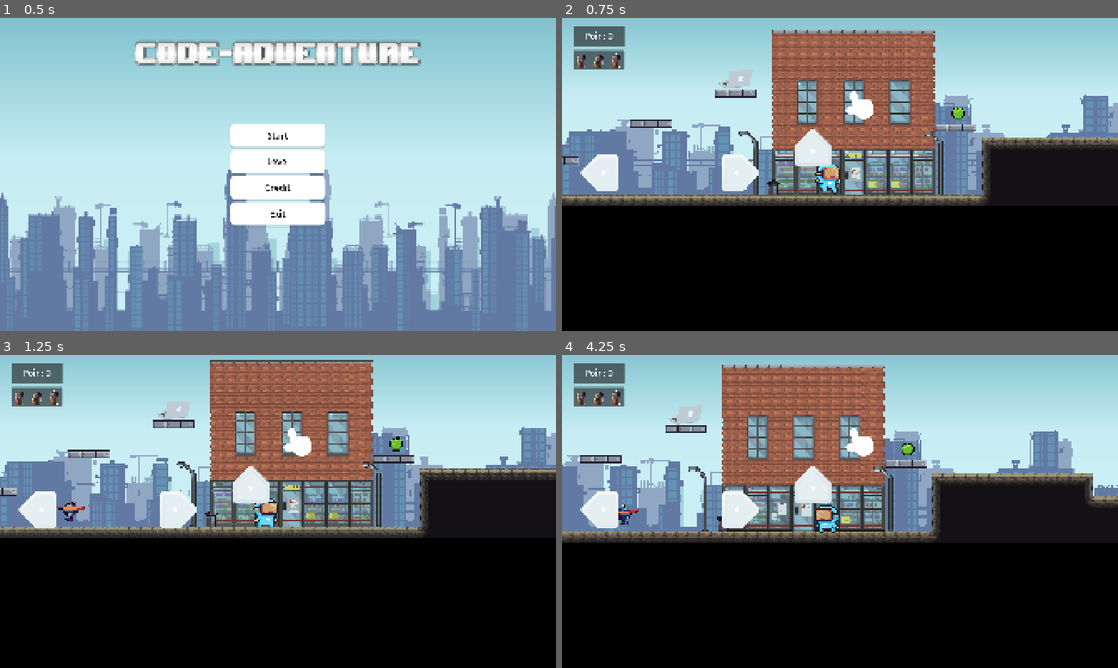
Above: before the commit, frames 1-4 (two rows, left to right).
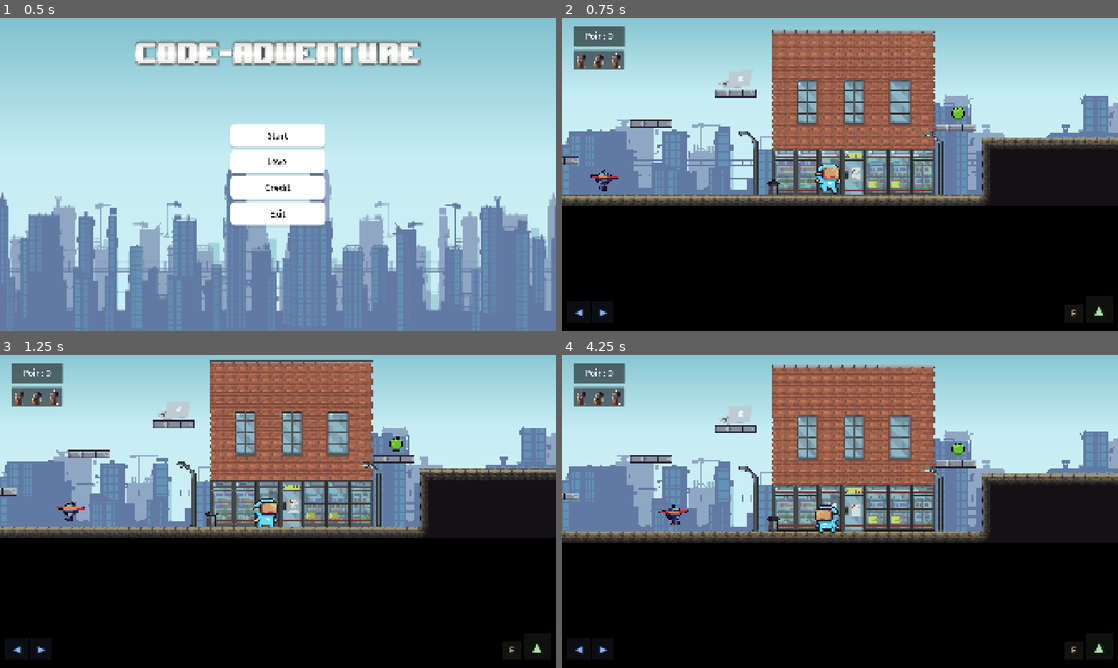
Above: after the commit, the same moments.

Repository: WanaRB/code-adventure
Game: Godot game, scene res://scenes/Tampilan/main_menu.tscn
The game is run twice, just before and just after one commit, with the same random seed, the same clock (stepped at 60 frames per second) and the same inputs. Sound files missing from this copy of the repository are replaced by a short silence.
Inputs (mouse positions are in pixels of both pictures, inside the frame that each line leads up to):
- Up to frame 1 (0.5 s): no input
- Up to frame 2 (0.75 s): click "Start" at 0.5 s
- Up to frame 3 (1.25 s): no input
- Up to frame 4 (4.25 s): move the mouse to (962, 495) at 1.27 s; hold E (interact) 1.28-2 s; click (962, 495) at 1.42 s; tap D (kanan) at 1.55 s; drag from (728, 527) to (728, 408) at 2.02 s; move the mouse to (895, 442) at 2.77 s; tap A (kiri) at 2.85 s; click (895, 442) at 2.92 s; tap W (lompat) at 3.05 s; drag from (812, 574) to (906, 473) at 3.52 s

Frame 1 is identical in both runs. In frame 2, 2.3% of the frame differs, in the area x 2-98%, y 23-96%; in frame 3, 2.3%; in frame 4, 24%, in the area x 0-100%, y 3-96%.

Commit message:
mobile_control

Diff:
--- /dev/null
+++ b/MobileControls.gd.gd
@@ -0,0 +1,185 @@
+extends CanvasLayer
+
+# ╔══════════════════════════════════════════════════════════════════════════════╗
+# ║                    KONFIGURASI MOBILE CONTROLS                             ║
+# ╚══════════════════════════════════════════════════════════════════════════════╝
+
+## Tampilkan kontrol di PC juga (untuk testing di editor). Set false saat publish.
+const SELALU_TAMPIL      := false
+
+## Ukuran tombol kiri/kanan (pixel)
+const BTN_DIR_SIZE       := 75.0
+## Ukuran tombol lompat (pixel)
+const BTN_JUMP_SIZE      := 90.0
+## Ukuran tombol interaksi E (pixel)
+const BTN_E_SIZE         := 65.0
+
+## Opacity tombol idle
+const OPACITY_IDLE       := 0.45
+## Opacity tombol saat ditekan
+const OPACITY_PRESSED    := 0.90
+
+## Jarak dari tepi kiri layar (pixel)
+const PAD_LEFT           := 20.0
+## Jarak dari tepi kanan layar (pixel)
+const PAD_RIGHT          := 20.0
+## Jarak dari tepi bawah layar (pixel)
+const PAD_BOTTOM         := 28.0
+## Jarak antar tombol kiri-kanan (pixel)
+const GAP_DIR            := 10.0
+
+## Warna tombol arah
+const C_DIR              := Color("#89b4fa")
+## Warna tombol lompat
+const C_JUMP             := Color("#a6e3a1")
+## Warna tombol interaksi
+const C_INTERACT         := Color("#f9e2af")
+
+# ─── State internal ────────────────────────────────────────────────────────────
+# Map: finger_index → action name yang sedang ditekan oleh jari itu
+var _finger_action: Dictionary = {}
+
+# Referensi rect setiap tombol (Rect2 dalam koordinat layar)
+# Format: { "action_name": Rect2 }
+var _button_rects: Dictionary = {}
+
+# Referensi visual node setiap tombol
+var _button_visuals: Dictionary = {}
+
+# ─── Setup ────────────────────────────────────────────────────────────────────
+func _ready():
+	if not DisplayServer.is_touchscreen_available() and not SELALU_TAMPIL:
+		queue_free()
+		return
+
+	layer = 10
+	# KRITIS: process harus ALWAYS agar bisa terima input saat game di-pause (quiz, dll.)
+	process_mode = Node.PROCESS_MODE_ALWAYS
+
+	_build_ui()
+
+# ─── Build UI ─────────────────────────────────────────────────────────────────
+func _build_ui():
+	var vp := get_viewport()
+	var W: float = vp.get_visible_rect().size.x
+	var H: float = vp.get_visible_rect().size.y
+
+	# ── Kiri: tombol ← ──
+	var r_kiri := Rect2(
+		PAD_LEFT,
+		H - PAD_BOTTOM - BTN_DIR_SIZE,
+		BTN_DIR_SIZE, BTN_DIR_SIZE
+	)
+	_tambah_tombol("kiri", r_kiri, "◀", C_DIR)
+
+	# ── Kanan: tombol → ──
+	var r_kanan := Rect2(
+		PAD_LEFT + BTN_DIR_SIZE + GAP_DIR,
+		H - PAD_BOTTOM - BTN_DIR_SIZE,
+		BTN_DIR_SIZE, BTN_DIR_SIZE
+	)
+	_tambah_tombol("kanan", r_kanan, "▶", C_DIR)
+
+	# ── Lompat: tombol ↑ (kanan bawah) ──
+	var r_lompat := Rect2(
+		W - PAD_RIGHT - BTN_JUMP_SIZE,
+		H - PAD_BOTTOM - BTN_JUMP_SIZE,
+		BTN_JUMP_SIZE, BTN_JUMP_SIZE
+	)
+	_tambah_tombol("lompat", r_lompat, "▲", C_JUMP)
+
+	# ── Interact: tombol E (kiri dari lompat) ──
+	var r_e := Rect2(
+		W - PAD_RIGHT - BTN_JUMP_SIZE - BTN_E_SIZE - GAP_DIR,
+		H - PAD_BOTTOM - BTN_E_SIZE,
+		BTN_E_SIZE, BTN_E_SIZE
+	)
+	_tambah_tombol("interact", r_e, "E", C_INTERACT)
+
+func _tambah_tombol(action: String, rect: Rect2, label: String, warna: Color):
+	_button_rects[action] = rect
+
+	# Visual: ColorRect bulat sebagai background
+	var bg := ColorRect.new()
+	bg.position = rect.position
+	bg.size      = rect.size
+	bg.color     = Color(warna.r, warna.g, warna.b, 0.18)
+	bg.modulate.a = OPACITY_IDLE
+
+	# Sudut bulat via shader tidak tersedia di compatibility renderer —
+	# pakai Label di atas sebagai tanda visual
+	add_child(bg)
+
+	var lbl := Label.new()
+	lbl.text = label
+	lbl.position = rect.position
+	lbl.size = rect.size
+	lbl.horizontal_alignment = HORIZONTAL_ALIGNMENT_CENTER
+	lbl.vertical_alignment   = VERTICAL_ALIGNMENT_CENTER
+	lbl.add_theme_font_size_override("font_size", int(rect.size.x * 0.45))
+	lbl.add_theme_color_override("font_color", warna)
+	add_child(lbl)
+
+	_button_visuals[action] = bg
+
+# ─── Input Handling (multitouch) ──────────────────────────────────────────────
+func _input(event: InputEvent):
+	if event is InputEventScreenTouch:
+		_handle_touch(event.index, event.position, event.pressed)
+	elif event is InputEventScreenDrag:
+		_handle_drag(event.index, event.position)
+
+func _handle_touch(finger: int, pos: Vector2, pressed: bool):
+	if pressed:
+		# Jari baru menyentuh layar — cek apakah mengenai tombol
+		for action in _button_rects:
+			if _button_rects[action].has_point(pos):
+				_press(finger, action)
+				return
+	else:
+		# Jari diangkat — lepaskan tombol yang dipegangnya
+		if _finger_action.has(finger):
+			_release(finger)
+
+func _handle_drag(finger: int, pos: Vector2):
+	# Jika jari bergeser keluar dari tombolnya, lepaskan tombol itu
+	if _finger_action.has(finger):
+		var current_action: String = _finger_action[finger]
+		if not _button_rects[current_action].has_point(pos):
+			_release(finger)
+
+		# Cek apakah jari bergeser ke tombol lain
+		for action in _button_rects:
+			if action != current_action and _button_rects[action].has_point(pos):
+				_release(finger)
+				_press(finger, action)
+				return
+
+func _press(finger: int, action: String):
+	_finger_action[finger] = action
+	# Inject langsung ke sistem Input Godot — works dengan multitouch
+	Input.action_press(action)
+	# Visual feedback
+	if _button_visuals.has(action):
+		_button_visuals[action].modulate.a = OPACITY_PRESSED
+	# Untuk "interact": inject event sekali (bukan hold)
+	if action == "interact":
+		var ev := InputEventAction.new()
+		ev.action  = "interact"
+		ev.pressed = true
+		Input.parse_input_event(ev)
+
+func _release(finger: int):
+	if not _finger_action.has(finger):
+		return
+	var action: String = _finger_action[finger]
+	_finger_action.erase(finger)
+	Input.action_release(action)
+	if _button_visuals.has(action):
+		_button_visuals[action].modulate.a = OPACITY_IDLE
+
+# ─── Cleanup saat scene ganti ─────────────────────────────────────────────────
+func _exit_tree():
+	# Pastikan tidak ada action yang tersangkut saat scene di-reload
+	for action in _button_rects:
+		Input.action_release(action)
--- a/scenes/Character/jikri.tscn
+++ b/scenes/Character/jikri.tscn
@@ -5,10 +5,6 @@
 [ext_resource type="Texture2D" uid="uid://cxlc7emcroxk7" path="res://assets/image/character/Jump (32x32).png" id="2_jyl2t"]
 [ext_resource type="Texture2D" uid="uid://cu4r8a5qhdgs4" path="res://assets/image/character/Hit (32x32).png" id="2_rdh0b"]
 [ext_resource type="Texture2D" uid="uid://dlpefspkuwa8j" path="res://assets/image/character/Run (32x32).png" id="3_e3p5j"]
-[ext_resource type="Texture2D" uid="uid://bhh810yxv8s4q" path="res://assets/image/MobileUI/dpad_element_east.png" id="6_eh1jv"]
-[ext_resource type="Texture2D" uid="uid://5b6floe3jx20" path="res://assets/image/MobileUI/dpad_element_west.png" id="7_uiv56"]
-[ext_resource type="Texture2D" uid="uid://cu1p0upc5lcpa" path="res://assets/image/MobileUI/dpad_element_south.png" id="8_1vdee"]
-[ext_resource type="Texture2D" uid="uid://7cnbpktfyhr3" path="res://assets/image/MobileUI/icon_hand.png" id="9_gmvnx"]
 
 [sub_resource type="AtlasTexture" id="AtlasTexture_ae58k"]
 atlas = ExtResource("1_e3p5j")
@@ -269,32 +265,6 @@
 scale = Vector2(2.5, 2.5)
 collision_layer = 2
 collision_mask = 5
-
-[node name="MobileControls" type="CanvasLayer" parent="." unique_id=1450826108]
-
-[node name="BtnKiri" type="TouchScreenButton" parent="MobileControls" unique_id=1268030630]
-position = Vector2(66, 470)
-texture_normal = ExtResource("6_eh1jv")
-action = "kiri"
-visibility_mode = 1
-
-[node name="BtnKanan" type="TouchScreenButton" parent="MobileControls" unique_id=1319505188]
-position = Vector2(553, 470)
-texture_normal = ExtResource("7_uiv56")
-action = "kanan"
-visibility_mode = 1
-
-[node name="BtnLompat" type="TouchScreenButton" parent="MobileControls" unique_id=965462740]
-position = Vector2(803, 383)
-texture_normal = ExtResource("8_1vdee")
-action = "lompat"
-visibility_mode = 1
-
-[node name="BtnInteraksi" type="TouchScreenButton" parent="MobileControls" unique_id=31845895]
-position = Vector2(980, 253)
-texture_normal = ExtResource("9_gmvnx")
-action = "interact"
-visibility_mode = 1
 
 [node name="AnimatedSprite2D" type="AnimatedSprite2D" parent="." unique_id=1561838179]
 texture_filter = 1
--- /dev/null
+++ b/scenes/Tampilan/canvas_layer.tscn
@@ -0,0 +1,6 @@
+[gd_scene format=3 uid="uid://7v7helod5jl0"]
+
+[ext_resource type="Script" uid="uid://c1vo50plmok7h" path="res://MobileControls.gd.gd" id="1_ui46p"]
+
+[node name="MobileControls" type="CanvasLayer" unique_id=922406915]
+script = ExtResource("1_ui46p")
--- a/scenes/Tampilan/level_1.tscn
+++ b/scenes/Tampilan/level_1.tscn
@@ -21,6 +21,7 @@
 [ext_resource type="PackedScene" uid="uid://dkxx5r2oktxf4" path="res://scenes/Map/pintu_menang.tscn" id="14_db8ju"]
 [ext_resource type="AudioStream" uid="uid://i325psqv5vhp" path="res://assets/sound/roblox_ouch.mp3" id="14_jxlcw"]
 [ext_resource type="PackedScene" uid="uid://d225uwnj07qnl" path="res://scenes/Character/drone_musuh.tscn" id="15_s1sp0"]
+[ext_resource type="PackedScene" uid="uid://7v7helod5jl0" path="res://scenes/Tampilan/canvas_layer.tscn" id="22_c6qx1"]
 
 [sub_resource type="TileSetAtlasSource" id="TileSetAtlasSource_gbfbk"]
 texture = ExtResource("2_036b0")
@@ -1319,5 +1320,7 @@
 kecepatan = 200.0
 jarak_patroli = 500.0
 
+[node name="MobileControls" parent="." unique_id=922406915 instance=ExtResource("22_c6qx1")]
+
 [connection signal="pressed" from="UI/pause/pause_panel/VBoxContainer/Resume" to="UI/pause" method="_on_resume_pressed"]
 [connection signal="pressed" from="UI/pause/pause_panel/VBoxContainer/main_menu" to="UI/pause" method="_on_main_menu_pressed"]
--- a/scenes/Tampilan/level_2.tscn
+++ b/scenes/Tampilan/level_2.tscn
@@ -19,6 +19,7 @@
 [ext_resource type="Texture2D" uid="uid://flcuw3s8ka6s" path="res://assets/image/character/character.png" id="16_ggxvv"]
 [ext_resource type="Script" uid="uid://d17ovpbsp3arx" path="res://script/tampilan/pause.gd" id="17_g7j1d"]
 [ext_resource type="PackedScene" uid="uid://dmtvlijg7cwnr" path="res://scenes/Map/spike.tscn" id="18_fmda1"]
+[ext_resource type="PackedScene" uid="uid://7v7helod5jl0" path="res://scenes/Tampilan/canvas_layer.tscn" id="20_ror7a"]
 
 [sub_resource type="TileSetAtlasSource" id="TileSetAtlasSource_gbfbk"]
 texture = ExtResource("2_fmda1")
@@ -1313,5 +1314,7 @@
 [node name="spike11" parent="Jebakan" unique_id=2130662242 instance=ExtResource("18_fmda1")]
 position = Vector2(744, 616)
 
+[node name="MobileControls" parent="." unique_id=922406915 instance=ExtResource("20_ror7a")]
+
 [connection signal="pressed" from="UI/pause/pause_panel/VBoxContainer/Resume" to="UI/pause" method="_on_resume_pressed"]
 [connection signal="pressed" from="UI/pause/pause_panel/VBoxContainer/main_menu" to="UI/pause" method="_on_main_menu_pressed"]
--- a/scenes/Tampilan/level_3.tscn
+++ b/scenes/Tampilan/level_3.tscn
@@ -22,6 +22,7 @@
 [ext_resource type="Script" uid="uid://d17ovpbsp3arx" path="res://script/tampilan/pause.gd" id="16_4vggx"]
 [ext_resource type="Script" uid="uid://be6iiw8cyqqar" path="res://script/konfigurasi/WorldChangeMarker.gd" id="20_pyv1r"]
 [ext_resource type="AudioStream" uid="uid://c312oerk4udkg" path="res://assets/sound/omaygot (mp3cut.net).mp3" id="22_ciivf"]
+[ext_resource type="PackedScene" uid="uid://7v7helod5jl0" path="res://scenes/Tampilan/canvas_layer.tscn" id="23_wlura"]
 
 [sub_resource type="TileSetAtlasSource" id="TileSetAtlasSource_gbfbk"]
 texture = ExtResource("2_umhir")
@@ -1421,5 +1422,7 @@
 process_mode = 3
 stream = ExtResource("22_ciivf")
 
+[node name="MobileControls" parent="." unique_id=922406915 instance=ExtResource("23_wlura")]
+
 [connection signal="pressed" from="UI/pause/pause_panel/VBoxContainer/Resume" to="UI/pause" method="_on_resume_pressed"]
 [connection signal="pressed" from="UI/pause/pause_panel/VBoxContainer/main_menu" to="UI/pause" method="_on_main_menu_pressed"]
Not shown, added: MobileControls.gd.gd.uid
